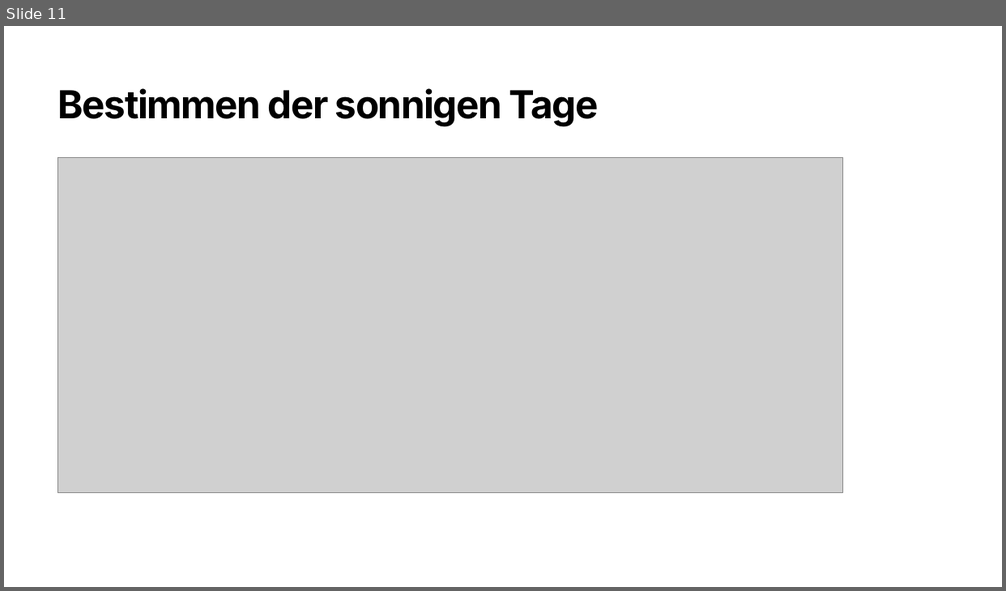
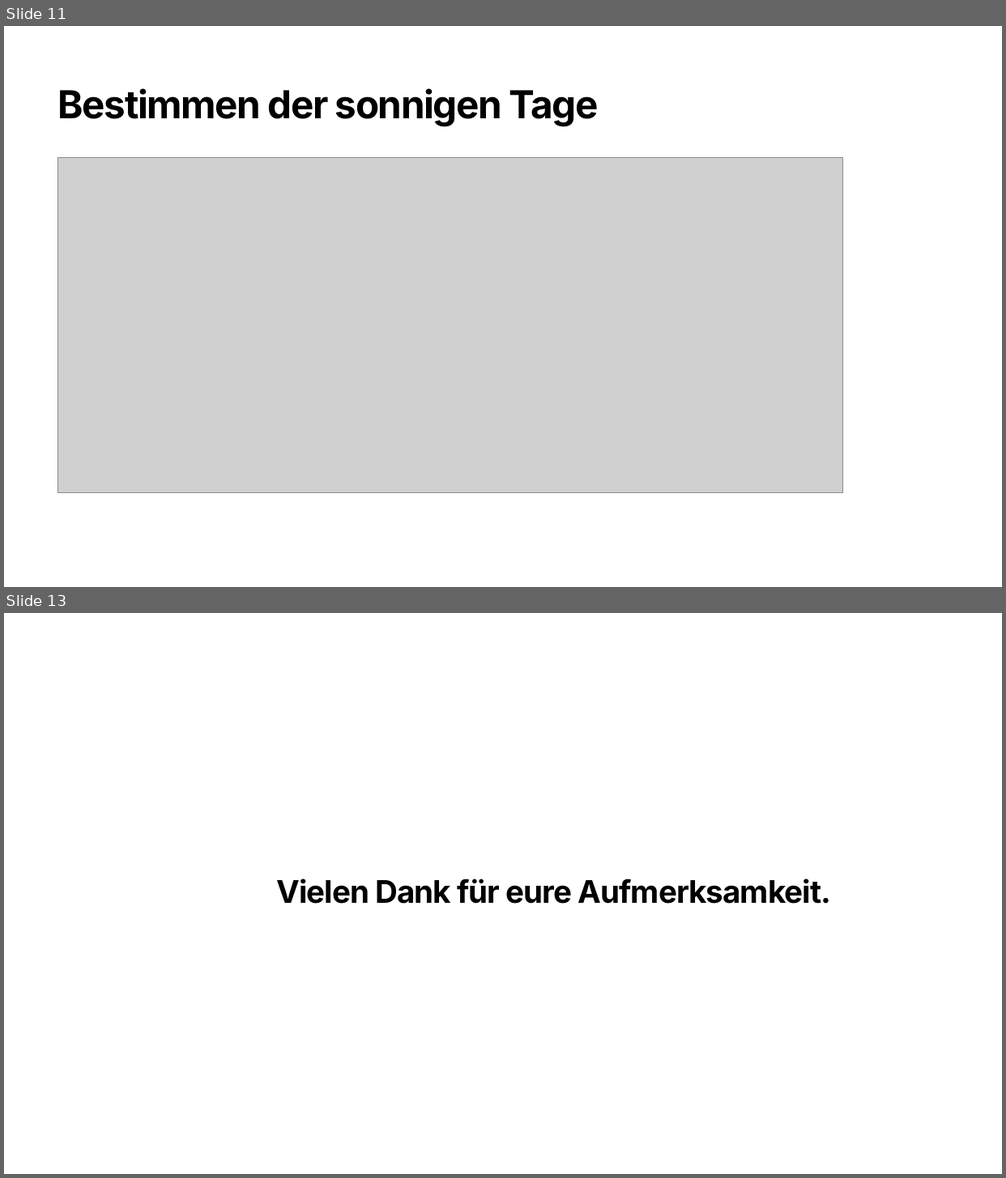
Before and after one commit to 7hands/Angewandte-Modellierung-25-Colmant, a slide deck: Exercize_1/ExampleForPresi/Spektrum-Analyse-in-Simulink.pptx. Shown one above the other, each under a label of ours: slide 11 before the commit, slides 11 and 13 after it; the slides between them are not shown. The pictures are 1006x591 and 1006x1178 pixels, drawn with LibreOffice and Linux fonts; fonts in the diff are those of the drawing; grey boxes stand for pictures. Boxes give left, top, right and bottom in pixels: in the first picture for what was removed or moved away, otherwise in the second. Text is boxed around its words. In the diff, an @@ line names an element or a change of style, - is before the commit and + after.

```diff
--- a/Exercize_1/ExampleForPresi/Spektrum-Analyse-in-Simulink.pptx
+++ b/Exercize_1/ExampleForPresi/Spektrum-Analyse-in-Simulink.pptx
@@ slide 13 added at (4,613,1002,1174), background #FFFFFF @@
@@ text added at (277,879,831,904), 36 pt, text #000000, bold @@
+Vielen Dank für eure Aufmerksamkeit.
```
Also in this commit, not shown: 3 slides changed, 17 other files.
